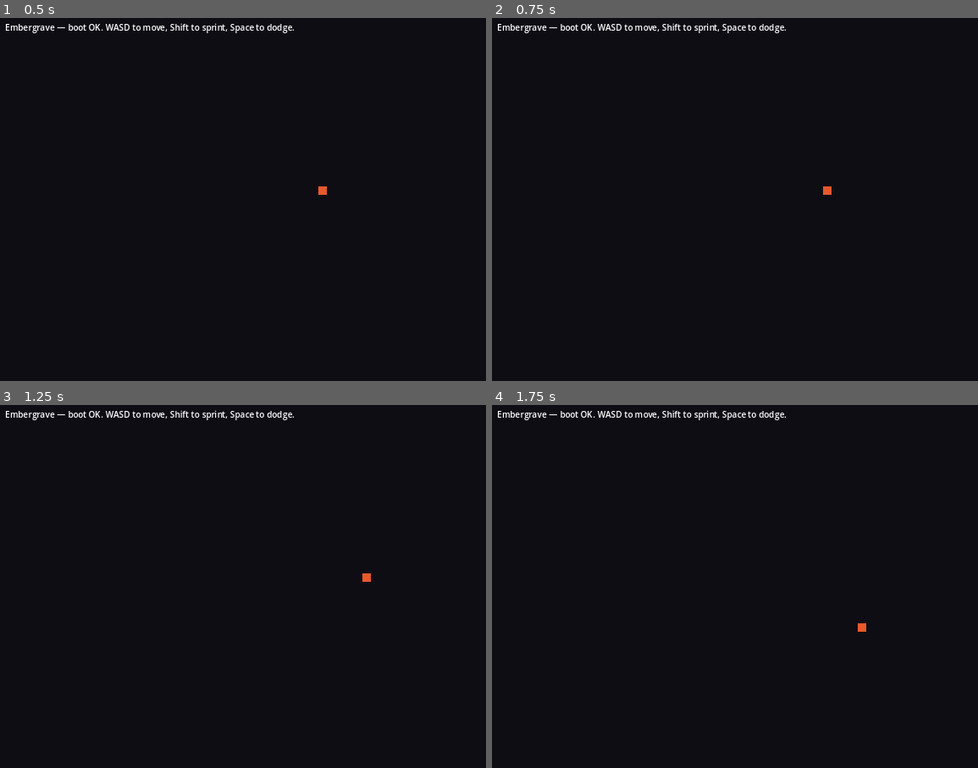
Above: before the commit, frames 1-4 (two rows, left to right).
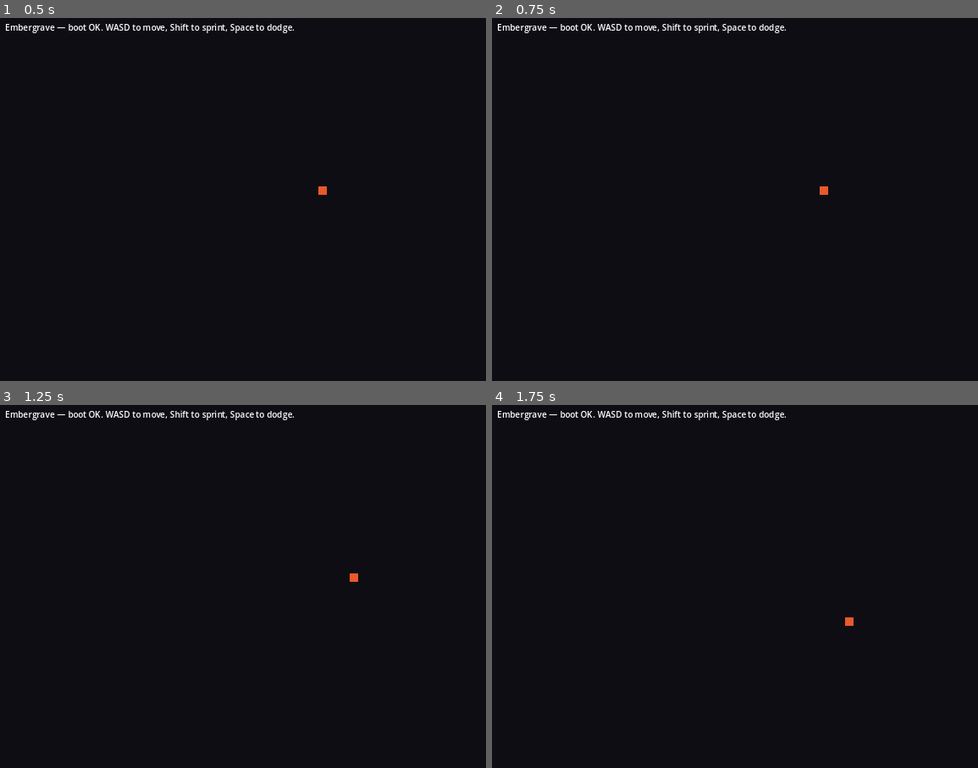
Above: after the commit, the same moments.

Repository: TSandvaer/RandomGame
Game: Godot game, scene res://scenes/Main.tscn
The game is run twice, just before and just after one commit, with the same random seed, the same clock (stepped at 60 frames per second) and the same inputs.
Inputs (mouse positions are in pixels of both pictures, inside the frame that each line leads up to):
- Up to frame 1 (0.5 s): no input
- Up to frame 2 (0.75 s): tap Enter at 0.5 s; move the mouse to (963, 170) at 0.52 s; hold D (move_right) from 0.53 s (still down); right-click (963, 170) at 0.6 s
- Up to frame 3 (1.25 s): keep holding D (move_right); click (471, 557) at 0.8 s
- Up to frame 4 (1.75 s): move the mouse to (681, 597) at 1.27 s; release D (move_right) at 1.28 s; hold S (move_down) from 1.28 s (still down); click (681, 597) at 1.35 s; tap Space (dodge) at 1.55 s

Frame 1 is identical in both runs. In frame 2, less than 0.1% of the frame differs, in the area x 67-70%, y 46-49%; in frame 3, less than 0.1%, in the area x 71-77%, y 46-49%; in frame 4, less than 0.1%.

Commit message:
feat(player): light + heavy attack hitboxes with i-frame interaction
Player gains light and heavy melee attacks. Each spawns a short-lived
Area2D hitbox parented to the player at facing*reach with a
configured damage payload. Layer separation per the 2026-05-01
DECISIONS entry — player attacks live on layer 3 (player_hitbox)
masking layer 4 (enemy); enemy attacks (Drew's mob next week) live
on layer 5 masking layer 2. I-frames are enforced at the layer
level: Player.gd::_enter_iframes clears the player's
collision_layer, so enemy hitboxes (mask=layer 2) find no targets.

- scripts/combat/Hitbox.gd: new Area2D with team-routed layers, single-hit-per-target invariant, lifetime auto-free, hit_target signal, configure() callable pre-tree, source-skip filter so attackers don't self-hit.
- scripts/player/Player.gd: STATE_ATTACK added; try_attack(kind, dir) spawns the hitbox and enters recovery; light = 8 dmg / 0.18s recovery, heavy = 18 dmg / 0.40s recovery; dodge interrupts attack recovery (Hades convention); player drifts at half-speed during recovery; attack_spawned signal carries kind + hitbox.
- tests/test_hitbox.gd: 7 GUT tests — player and enemy team layer routing, source self-hit filter, single-hit-per-target invariant, payload round-trip (damage + knockback + source), configure-before-add-tree, hit_target signal payload.
- tests/test_player_attack.gd: 10 GUT tests — light/heavy spawn correct payload, hitbox positioned at facing*reach, attack blocked during dodge, recovery blocks immediate re-attack, state transitions to attack and back, dodge cancels attack recovery, unknown kind warns and returns null, attack_spawned signal, attack uses facing when dir omitted.

Closes feat(player): light attack + heavy attack hitbox prototype.

Co-Authored-By: Claude Opus 4.7 (1M context) <noreply@anthropic.com>

Diff:
--- /dev/null
+++ b/scripts/combat/Hitbox.gd
@@ -0,0 +1,115 @@
+class_name Hitbox
+extends Area2D
+## Damage-dealing hitbox. Short-lived Area2D spawned by attacks.
+## Carries a damage payload, knockback vector, and a lifetime; emits
+## `hit_target` once per overlapping body it actually damages.
+##
+## Layer convention (locked in DECISIONS.md 2026-05-01):
+##   - Player attack hitbox: collision_layer = layer 3 (player_hitbox),
+##     collision_mask = layer 4 (enemy).
+##   - Enemy attack hitbox: collision_layer = layer 5 (enemy_hitbox),
+##     collision_mask = layer 2 (player).
+##
+## I-frame interaction: when a player is mid-dodge, the player's
+## collision_layer is cleared (see Player.gd::_enter_iframes). Therefore
+## an enemy hitbox masking layer 2 simply finds no targets — i-frames
+## are enforced at the physics layer level, not by per-hit code.
+
+signal hit_target(target: Node, damage: int, source: Node)
+
+# ---- Tuning -------------------------------------------------------------
+
+const TEAM_PLAYER: StringName = &"player"
+const TEAM_ENEMY: StringName = &"enemy"
+
+# Layer bits — keep in sync with project.godot 2d_physics layers.
+const LAYER_PLAYER: int = 1 << 1            # bit 2 = "player"
+const LAYER_PLAYER_HITBOX: int = 1 << 2     # bit 3 = "player_hitbox"
+const LAYER_ENEMY: int = 1 << 3             # bit 4 = "enemy"
+const LAYER_ENEMY_HITBOX: int = 1 << 4      # bit 5 = "enemy_hitbox"
+
+# ---- Configuration (set by spawner) -------------------------------------
+
+@export var damage: int = 1
+@export var knockback: Vector2 = Vector2.ZERO
+@export var lifetime: float = 0.10
+@export var team: StringName = TEAM_PLAYER
+
+# ---- Runtime ------------------------------------------------------------
+
+var _life_left: float = 0.0
+var _hit_already: Array[Node] = []
+# Owner of the attack — typically the player or mob that spawned the hitbox.
+# Used to skip self-hits and as the `source` argument on the hit signal.
+var _source: Node = null
+
+
+func _ready() -> void:
+	_life_left = lifetime
+	_apply_team_layers()
+	# Connect Area2D body/area entered to a unified handler.
+	body_entered.connect(_on_body_entered)
+	area_entered.connect(_on_area_entered)
+
+
+func _physics_process(delta: float) -> void:
+	_life_left -= delta
+	if _life_left <= 0.0:
+		queue_free()
+
+
+# ---- Configuration API used by spawners ---------------------------------
+
+## Configure the hitbox in one call. Call before adding to the scene tree
+## so `_ready` reads the right team/lifetime.
+func configure(p_damage: int, p_knockback: Vector2, p_lifetime: float, p_team: StringName, p_source: Node) -> void:
+	damage = p_damage
+	knockback = p_knockback
+	lifetime = p_lifetime
+	team = p_team
+	_source = p_source
+
+
+## True if this hitbox has already damaged `target`. Hitboxes are
+## single-hit-per-target by design (no multi-tick fountains in M1).
+func has_already_hit(target: Node) -> bool:
+	return target in _hit_already
+
+
+# ---- Layer wiring -------------------------------------------------------
+
+func _apply_team_layers() -> void:
+	# Reset both, then set per team.
+	collision_layer = 0
+	collision_mask = 0
+	if team == TEAM_PLAYER:
+		collision_layer = LAYER_PLAYER_HITBOX
+		collision_mask = LAYER_ENEMY
+	elif team == TEAM_ENEMY:
+		collision_layer = LAYER_ENEMY_HITBOX
+		collision_mask = LAYER_PLAYER
+	else:
+		push_warning("Hitbox: unknown team '%s' — collision masks left empty" % team)
+
+
+# ---- Hit handling -------------------------------------------------------
+
+func _on_body_entered(body: Node) -> void:
+	_try_apply_hit(body)
+
+
+func _on_area_entered(area: Area2D) -> void:
+	_try_apply_hit(area)
+
+
+func _try_apply_hit(target: Node) -> void:
+	if target == _source:
+		return  # never self-hit
+	if target in _hit_already:
+		return
+	_hit_already.append(target)
+	# The damage call is duck-typed — Drew's Mob.gd and Player.gd will
+	# both expose `take_damage(amount: int, knockback: Vector2, source: Node)`.
+	if target.has_method("take_damage"):
+		target.take_damage(damage, knockback, _source)
+	hit_target.emit(target, damage, _source)
--- a/scripts/player/Player.gd
+++ b/scripts/player/Player.gd
@@ -1,17 +1,21 @@
 class_name Player
 extends CharacterBody2D
-## The Ember-Knight. Top-down 8-directional movement, sprint, and an
-## invulnerable dodge-roll. State-machine driven so attack states can
-## later inherit the same exclusivity guarantees.
+## The Ember-Knight. Top-down 8-directional movement, sprint, an
+## invulnerable dodge-roll, and light/heavy melee attacks.
+## State-machine driven so attack and dodge states can't interleave.
 ##
 ## Decisions encoded here:
-##   - Walk speed 120 px/s; sprint multiplier 1.6×; dodge speed 360 px/s.
+##   - Walk speed 120 px/s; sprint multiplier 1.6x; dodge speed 360 px/s.
 ##   - Dodge duration 0.30s; i-frame window covers the whole dodge.
 ##   - Dodge cooldown 0.45s, measured from dodge start (so total lockout
 ##     after dodge end = 0.15s — matches Hades-feel tuning).
 ##   - During dodge i-frames the player's collision_layer is cleared so
 ##     enemy hitboxes (mask: layer 2) miss. World collision (layer 1) still
 ##     blocks via collision_mask, so you can't dodge through walls.
+##   - Light attack: 8 damage, 0.18s recovery, 0.10s hitbox lifetime.
+##   - Heavy attack: 18 damage, 0.40s recovery, 0.14s hitbox lifetime.
+##   - Attacks cannot be initiated mid-dodge; dodge can interrupt attack
+##     recovery (gives the player an out — Hades convention).
 ##   - Sprint costs no resource in M1; a stamina meter is parked for M2.
 
 # ---- Signals ------------------------------------------------------------
@@ -25,11 +29,19 @@
 signal iframes_started()
 signal iframes_ended()
 
+## Emitted whenever the player spawns an attack hitbox. Useful for VFX
+## hooks and tests that want to verify an attack actually fired.
+signal attack_spawned(kind: StringName, hitbox: Node)
+
 # ---- Tuning constants ---------------------------------------------------
 
 const STATE_IDLE: StringName = &"idle"
 const STATE_WALK: StringName = &"walk"
 const STATE_DODGE: StringName = &"dodge"
+const STATE_ATTACK: StringName = &"attack"
+
+const ATTACK_LIGHT: StringName = &"light"
+const ATTACK_HEAVY: StringName = &"heavy"
 
 const WALK_SPEED: float = 120.0
 const SPRINT_MULTIPLIER: float = 1.6
@@ -37,6 +49,24 @@
 const DODGE_DURATION: float = 0.30
 const DODGE_COOLDOWN: float = 0.45  # measured from dodge START
 
+# Light: short reach, fast recovery, low damage.
+# Heavy: longer reach, slower recovery, higher damage.
+const LIGHT_DAMAGE: int = 8
+const LIGHT_KNOCKBACK: float = 80.0
+const LIGHT_REACH: float = 28.0
+const LIGHT_HITBOX_RADIUS: float = 18.0
+const LIGHT_HITBOX_LIFETIME: float = 0.10
+const LIGHT_RECOVERY: float = 0.18
+
+const HEAVY_DAMAGE: int = 18
+const HEAVY_KNOCKBACK: float = 180.0
+const HEAVY_REACH: float = 36.0
+const HEAVY_HITBOX_RADIUS: float = 22.0
+const HEAVY_HITBOX_LIFETIME: float = 0.14
+const HEAVY_RECOVERY: float = 0.40
+
+const HitboxScript: Script = preload("res://scripts/combat/Hitbox.gd")
+
 # ---- Runtime state ------------------------------------------------------
 
 var _state: StringName = STATE_IDLE
@@ -47,6 +77,9 @@
 var _dodge_cooldown_left: float = 0.0
 var _dodge_dir: Vector2 = Vector2.ZERO
 var _is_invulnerable: bool = false
+
+# Attack bookkeeping
+var _attack_recovery_left: float = 0.0
 
 # Collision layer to restore after dodge i-frames clear it.
 const PLAYER_LAYER_BIT: int = 2  # see project.godot 2d_physics/layer_2 = "player"
@@ -70,6 +103,8 @@
 			_process_grounded(delta)
 		STATE_DODGE:
 			_process_dodge(delta)
+		STATE_ATTACK:
+			_process_attack(delta)
 
 	move_and_slide()
 
@@ -92,6 +127,12 @@
 ## already dodging). Useful for UI affordances and tests.
 func can_dodge() -> bool:
 	return _state != STATE_DODGE and _dodge_cooldown_left <= 0.0
+
+
+## True if a new attack can fire right now: not dodging, not in attack
+## recovery. Idle/walk both allow attack starts.
+func can_attack() -> bool:
+	return _state != STATE_DODGE and _attack_recovery_left <= 0.0
 
 
 ## Get the unit vector the player is facing. Used by attack spawners.
@@ -111,9 +152,12 @@
 
 ## Force-start a dodge in a given direction. Returns true if accepted.
 ## `dir` is normalised internally; if it's zero, dodge fires forward.
+## Dodge interrupts attack recovery (intentional — gives player an out).
 func try_dodge(dir: Vector2) -> bool:
 	if not can_dodge():
 		return false
+	# Cancel any in-flight attack recovery so the dodge feels responsive.
+	_attack_recovery_left = 0.0
 	var d: Vector2 = dir.normalized() if dir.length_squared() > 0.0 else _facing
 	_dodge_dir = d
 	_facing = d
@@ -124,6 +168,46 @@
 	return true
 
 
+## Fire a light or heavy attack. Returns the spawned Hitbox node, or null
+## if the attack was rejected (mid-dodge or in recovery). Direction is the
+## intended hit direction; if zero, uses current facing.
+func try_attack(kind: StringName, dir: Vector2 = Vector2.ZERO) -> Node:
+	if not can_attack():
+		return null
+	if kind != ATTACK_LIGHT and kind != ATTACK_HEAVY:
+		push_warning("Player.try_attack: unknown kind '%s'" % kind)
+		return null
+	var d: Vector2 = dir.normalized() if dir.length_squared() > 0.0 else _facing
+	_facing = d
+
+	var damage: int
+	var knockback_strength: float
+	var reach: float
+	var radius: float
+	var lifetime: float
+	var recovery: float
+	if kind == ATTACK_LIGHT:
+		damage = LIGHT_DAMAGE
+		knockback_strength = LIGHT_KNOCKBACK
+		reach = LIGHT_REACH
+		radius = LIGHT_HITBOX_RADIUS
+		lifetime = LIGHT_HITBOX_LIFETIME
+		recovery = LIGHT_RECOVERY
+	else:
+		damage = HEAVY_DAMAGE
+		knockback_strength = HEAVY_KNOCKBACK
+		reach = HEAVY_REACH
+		radius = HEAVY_HITBOX_RADIUS
+		lifetime = HEAVY_HITBOX_LIFETIME
+		recovery = HEAVY_RECOVERY
+
+	var hitbox: Hitbox = _spawn_hitbox(d, damage, d * knockback_strength, reach, radius, lifetime)
+	_attack_recovery_left = recovery
+	set_state(STATE_ATTACK)
+	attack_spawned.emit(kind, hitbox)
+	return hitbox
+
+
 # ---- State handlers -----------------------------------------------------
 
 func _process_grounded(_delta: float) -> void:
@@ -141,12 +225,28 @@
 
 	if Input.is_action_just_pressed("dodge"):
 		try_dodge(input_dir)
+	elif Input.is_action_just_pressed("attack_light"):
+		try_attack(ATTACK_LIGHT, input_dir)
+	elif Input.is_action_just_pressed("attack_heavy"):
+		try_attack(ATTACK_HEAVY, input_dir)
 
 
 func _process_dodge(_delta: float) -> void:
 	velocity = _dodge_dir * DODGE_SPEED
 	if _dodge_time_left <= 0.0:
 		_exit_dodge()
+
+
+func _process_attack(_delta: float) -> void:
+	# Player can still drift slowly during attack recovery — feels weighted
+	# rather than rooted. Half walk speed.
+	var input_dir: Vector2 = _read_movement_input()
+	velocity = input_dir * (WALK_SPEED * 0.5)
+	if _attack_recovery_left <= 0.0:
+		set_state(STATE_IDLE)
+	# Dodge can interrupt recovery.
+	if Input.is_action_just_pressed("dodge"):
+		try_dodge(input_dir)
 
 
 func _tick_timers(delta: float) -> void:
@@ -154,6 +254,8 @@
 		_dodge_time_left = max(0.0, _dodge_time_left - delta)
 	if _dodge_cooldown_left > 0.0:
 		_dodge_cooldown_left = max(0.0, _dodge_cooldown_left - delta)
+	if _attack_recovery_left > 0.0:
+		_attack_recovery_left = max(0.0, _attack_recovery_left - delta)
 
 
 func _exit_dodge() -> void:
@@ -176,13 +278,30 @@
 	iframes_ended.emit()
 
 
+# ---- Hitbox spawn -------------------------------------------------------
+
+func _spawn_hitbox(dir: Vector2, damage: int, knockback: Vector2, reach: float, radius: float, lifetime: float) -> Hitbox:
+	var hitbox: Hitbox = HitboxScript.new()
+	# Configure BEFORE adding to tree so _ready() reads correct values.
+	hitbox.configure(damage, knockback, lifetime, Hitbox.TEAM_PLAYER, self)
+	hitbox.position = dir * reach
+	# Attach a CircleShape2D collider via CollisionShape2D child.
+	var shape: CollisionShape2D = CollisionShape2D.new()
+	var circle: CircleShape2D = CircleShape2D.new()
+	circle.radius = radius
+	shape.shape = circle
+	hitbox.add_child(shape)
+	add_child(hitbox)
+	return hitbox
+
+
 # ---- Input --------------------------------------------------------------
 
 func _read_movement_input() -> Vector2:
 	# Input.get_vector handles 8-direction normalisation cleanly.
 	var v: Vector2 = Input.get_vector("move_left", "move_right", "move_up", "move_down")
 	# get_vector already normalises diagonals to length 1.0, so the player
-	# doesn't move √2× faster diagonally. Belt-and-suspenders:
+	# doesn't move sqrt(2)x faster diagonally. Belt-and-suspenders:
 	if v.length_squared() > 1.0:
 		v = v.normalized()
 	return v
--- /dev/null
+++ b/tests/test_hitbox.gd
@@ -0,0 +1,117 @@
+extends GutTest
+## Tests for the Hitbox Area2D damage payload + layer routing + i-frame
+## passthrough. Combat correctness in M1 lives or dies on this code, so
+## the test inventory is dense.
+##
+## Edge cases covered:
+##   1. Player team gets player_hitbox layer, masks enemy.
+##   2. Enemy team gets enemy_hitbox layer, masks player.
+##   3. Self-hits are filtered (configure source = a node, hit that node = no-op).
+##   4. Each target only takes damage once per hitbox lifetime.
+##   5. take_damage forwards the configured damage + knockback + source.
+##   6. configure() is callable before add_to_tree.
+
+const HitboxScript: Script = preload("res://scripts/combat/Hitbox.gd")
+
+
+# Minimal stand-in for an enemy that records take_damage calls.
+class FakeTarget:
+	extends Node2D
+	var hits: Array[Dictionary] = []
+	func take_damage(amount: int, kb: Vector2, source: Node) -> void:
+		hits.append({"amount": amount, "knockback": kb, "source": source})
+
+
+# --- 1 + 2: layer routing -------------------------------------------------
+
+func test_player_team_layer_routing() -> void:
+	var hb: Hitbox = HitboxScript.new()
+	hb.configure(5, Vector2.ZERO, 0.1, Hitbox.TEAM_PLAYER, null)
+	add_child_autofree(hb)
+	# Mask = enemy bit.
+	assert_eq(hb.collision_layer, Hitbox.LAYER_PLAYER_HITBOX, "player team -> player_hitbox layer (bit 3)")
+	assert_eq(hb.collision_mask, Hitbox.LAYER_ENEMY, "player team mask -> enemy (bit 4)")
+
+
+func test_enemy_team_layer_routing() -> void:
+	var hb: Hitbox = HitboxScript.new()
+	hb.configure(5, Vector2.ZERO, 0.1, Hitbox.TEAM_ENEMY, null)
+	add_child_autofree(hb)
+	assert_eq(hb.collision_layer, Hitbox.LAYER_ENEMY_HITBOX, "enemy team -> enemy_hitbox layer (bit 5)")
+	assert_eq(hb.collision_mask, Hitbox.LAYER_PLAYER, "enemy team mask -> player (bit 2)")
+
+
+# --- 3: self-hit filtered -------------------------------------------------
+
+func test_source_is_never_self_hit() -> void:
+	var source: FakeTarget = FakeTarget.new()
+	add_child_autofree(source)
+	var hb: Hitbox = HitboxScript.new()
+	hb.configure(7, Vector2.RIGHT, 0.1, Hitbox.TEAM_PLAYER, source)
+	add_child_autofree(hb)
+	# Simulate the body_entered signal landing on the source node.
+	hb._try_apply_hit(source)
+	assert_eq(source.hits.size(), 0, "hitbox must not damage its own source")
+
+
+# --- 4: single-hit-per-target invariant -----------------------------------
+
+func test_target_only_takes_damage_once() -> void:
+	var enemy: FakeTarget = FakeTarget.new()
+	add_child_autofree(enemy)
+	var hb: Hitbox = HitboxScript.new()
+	hb.configure(11, Vector2(3, 0), 0.1, Hitbox.TEAM_PLAYER, null)
+	add_child_autofree(hb)
+
+	hb._try_apply_hit(enemy)
+	hb._try_apply_hit(enemy)
+	hb._try_apply_hit(enemy)
+	assert_eq(enemy.hits.size(), 1, "single-hit-per-target invariant — multiple overlap signals must collapse")
+	assert_true(hb.has_already_hit(enemy), "has_already_hit returns true after first hit")
+
+
+# --- 5: payload fidelity --------------------------------------------------
+
+func test_take_damage_payload_round_trip() -> void:
+	var enemy: FakeTarget = FakeTarget.new()
+	add_child_autofree(enemy)
+	var source: Node2D = Node2D.new()
+	add_child_autofree(source)
+	var hb: Hitbox = HitboxScript.new()
+	hb.configure(42, Vector2(99, -5), 0.1, Hitbox.TEAM_PLAYER, source)
+	add_child_autofree(hb)
+
+	hb._try_apply_hit(enemy)
+	assert_eq(enemy.hits.size(), 1)
+	assert_eq(enemy.hits[0]["amount"], 42)
+	assert_eq(enemy.hits[0]["knockback"], Vector2(99, -5))
+	assert_eq(enemy.hits[0]["source"], source)
+
+
+# --- 6: configure callable pre-tree ---------------------------------------
+
+func test_configure_before_add_child() -> void:
+	# This is the same flow Player._spawn_hitbox uses: configure first,
+	# then add_child. Asserts that _ready() picks up the configured
+	# layer/mask correctly when the body_entered signal-wiring runs.
+	var hb: Hitbox = HitboxScript.new()
+	hb.configure(99, Vector2.ZERO, 0.05, Hitbox.TEAM_ENEMY, null)
+	# Pre-tree: damage already set, but layer not yet applied (that's
+	# done in _ready). Verify after add.
+	add_child_autofree(hb)
+	assert_eq(hb.damage, 99)
+	assert_eq(hb.lifetime, 0.05)
+	assert_eq(hb.collision_layer, Hitbox.LAYER_ENEMY_HITBOX)
+
+
+# --- 7: hit_target signal carries target/damage/source -------------------
+
+func test_hit_target_signal_carries_payload() -> void:
+	var enemy: FakeTarget = FakeTarget.new()
+	add_child_autofree(enemy)
+	var hb: Hitbox = HitboxScript.new()
+	hb.configure(7, Vector2.ZERO, 0.1, Hitbox.TEAM_PLAYER, null)
+	add_child_autofree(hb)
+	watch_signals(hb)
+	hb._try_apply_hit(enemy)
+	assert_signal_emitted_with_parameters(hb, "hit_target", [enemy, 7, null])
--- /dev/null
+++ b/tests/test_player_attack.gd
@@ -0,0 +1,129 @@
+extends GutTest
+## Tests for Player.try_attack() — light/heavy attack hitbox spawning,
+## state transitions, recovery timing, and dodge-cancels-recovery.
+##
+## These tests share their gut tree with the hitbox child being added,
+## so we autofree the player node to keep test isolation clean.
+
+const PlayerScript: Script = preload("res://scripts/player/Player.gd")
+const HitboxScript: Script = preload("res://scripts/combat/Hitbox.gd")
+
+
+func _make_player_in_tree() -> Player:
+	var p: Player = PlayerScript.new()
+	add_child_autofree(p)
+	# add_child_autofree triggers _ready automatically.
+	return p
+
+
+# --- 1: light attack spawns hitbox with light tuning ----------------------
+
+func test_light_attack_spawns_hitbox_with_correct_payload() -> void:
+	var p: Player = _make_player_in_tree()
+	var hb: Hitbox = p.try_attack(Player.ATTACK_LIGHT, Vector2.RIGHT)
+	assert_not_null(hb, "light attack must spawn a hitbox")
+	assert_eq(hb.damage, Player.LIGHT_DAMAGE, "light damage 8")
+	assert_eq(hb.lifetime, Player.LIGHT_HITBOX_LIFETIME, "light lifetime 0.10")
+	assert_eq(hb.team, Hitbox.TEAM_PLAYER, "player attacks belong to player team")
+	# Hitbox parented to player so it follows our position.
+	assert_eq(hb.get_parent(), p, "hitbox parented to player")
+
+
+# --- 2: heavy attack uses heavy tuning ------------------------------------
+
+func test_heavy_attack_uses_heavy_tuning() -> void:
+	var p: Player = _make_player_in_tree()
+	var hb: Hitbox = p.try_attack(Player.ATTACK_HEAVY, Vector2.UP)
+	assert_eq(hb.damage, Player.HEAVY_DAMAGE, "heavy damage 18")
+	assert_eq(hb.lifetime, Player.HEAVY_HITBOX_LIFETIME, "heavy lifetime 0.14")
+
+
+# --- 3: hitbox positioned at player + facing*reach ------------------------
+
+func test_hitbox_position_uses_facing_reach() -> void:
+	var p: Player = _make_player_in_tree()
+	var hb: Hitbox = p.try_attack(Player.ATTACK_LIGHT, Vector2.RIGHT)
+	# Local position = facing * reach
+	assert_almost_eq(hb.position.x, Player.LIGHT_REACH, 0.001)
+	assert_almost_eq(hb.position.y, 0.0, 0.001)
+
+
+# --- 4: cannot attack mid-dodge -------------------------------------------
+
+func test_attack_blocked_during_dodge() -> void:
+	var p: Player = _make_player_in_tree()
+	p.try_dodge(Vector2.RIGHT)
+	assert_false(p.can_attack(), "can_attack false during dodge")
+	var hb: Hitbox = p.try_attack(Player.ATTACK_LIGHT, Vector2.RIGHT)
+	assert_null(hb, "attack during dodge must be rejected (returns null)")
+
+
+# --- 5: attack recovery blocks immediate re-attack ------------------------
+
+func test_attack_recovery_blocks_immediate_reattack() -> void:
+	var p: Player = _make_player_in_tree()
+	var first: Hitbox = p.try_attack(Player.ATTACK_HEAVY, Vector2.RIGHT)
+	assert_not_null(first)
+	# Immediately try another — should be blocked by recovery.
+	var second: Hitbox = p.try_attack(Player.ATTACK_LIGHT, Vector2.RIGHT)
+	assert_null(second, "follow-up attack during recovery must be rejected")
+	# Tick past recovery.
+	p._tick_timers(Player.HEAVY_RECOVERY + 0.01)
+	assert_true(p.can_attack(), "after recovery elapses, can attack again")
+
+
+# --- 6: state transitions to attack and back to idle ----------------------
+
+func test_attack_transitions_to_attack_state_then_idle() -> void:
+	var p: Player = _make_player_in_tree()
+	p.try_attack(Player.ATTACK_LIGHT, Vector2.DOWN)
+	assert_eq(p.get_state(), Player.STATE_ATTACK)
+	# Tick past recovery; _process_attack returns to idle.
+	p._tick_timers(Player.LIGHT_RECOVERY + 0.01)
+	p._process_attack(0.0)
+	assert_eq(p.get_state(), Player.STATE_IDLE, "attack returns to idle after recovery")
+
+
+# --- 7: dodge interrupts attack recovery (Hades convention) --------------
+
+func test_dodge_cancels_attack_recovery() -> void:
+	var p: Player = _make_player_in_tree()
+	p.try_attack(Player.ATTACK_HEAVY, Vector2.RIGHT)
+	# Recovery is active; dodge must still succeed.
+	assert_true(p.can_dodge(), "dodge can fire even during attack recovery")
+	var ok: bool = p.try_dodge(Vector2.LEFT)
+	assert_true(ok)
+	assert_eq(p.get_state(), Player.STATE_DODGE)
+	assert_eq(p._attack_recovery_left, 0.0, "dodge zeroed attack recovery so post-dodge feels clean")
+
+
+# --- 8: unknown attack kind warns and returns null ------------------------
+
+func test_unknown_attack_kind_returns_null() -> void:
+	var p: Player = _make_player_in_tree()
+	var hb: Hitbox = p.try_attack(&"poke")
+	assert_null(hb, "unknown kind rejected")
+
+
+# --- 9: attack_spawned signal carries kind and hitbox --------------------
+
+func test_attack_spawned_signal() -> void:
+	var p: Player = _make_player_in_tree()
+	watch_signals(p)
+	var hb: Hitbox = p.try_attack(Player.ATTACK_LIGHT, Vector2.UP)
+	assert_signal_emitted_with_parameters(p, "attack_spawned", [Player.ATTACK_LIGHT, hb])
+
+
+# --- 10: attack uses facing if dir omitted --------------------------------
+
+func test_attack_uses_facing_when_dir_zero() -> void:
+	var p: Player = _make_player_in_tree()
+	# Set facing via dodge first to a known direction.
+	p.try_dodge(Vector2.LEFT)
+	p._tick_timers(Player.DODGE_DURATION + Player.DODGE_COOLDOWN + 0.01)
+	p._process_dodge(0.0)
+	# Now facing should be LEFT.
+	assert_eq(p.get_facing(), Vector2.LEFT)
+	var hb: Hitbox = p.try_attack(Player.ATTACK_LIGHT, Vector2.ZERO)
+	# Hitbox at facing*reach -> -reach,0
+	assert_almost_eq(hb.position.x, -Player.LIGHT_REACH, 0.001)
Not shown, changed: team/STATE.md
Not shown, changed: team/log/clickup-pending.md
